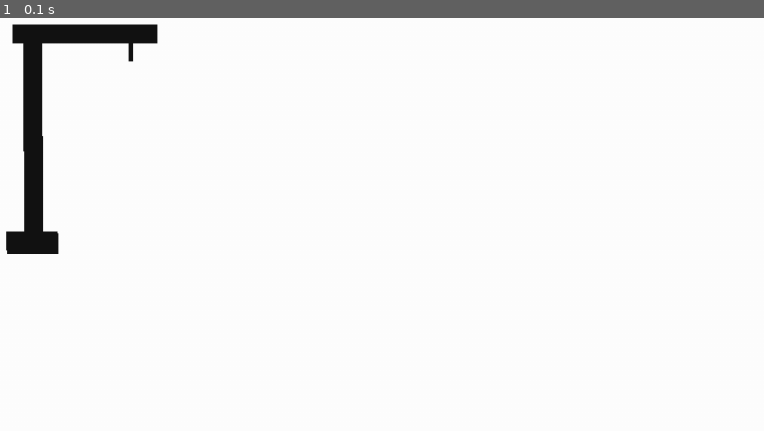
Above: before the commit, frame 1.
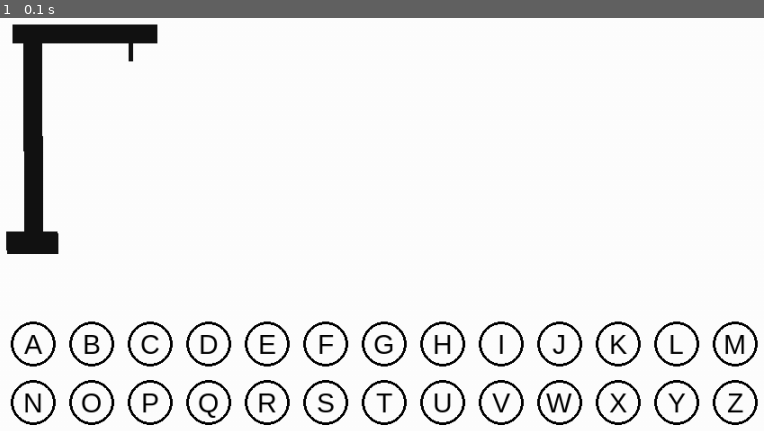
Above: after the commit, the same moment.

Repository: daliborstakic/hangman-pygame
Game: pygame game, started from main.py
Same seed, same stepped clock (60 frames per second), same inputs: the game is played once before the commit and once after it.
Inputs:
- Up to frame 1 (0.1 s): no input

The runs differ from the first frame. In frame 1, 5.1% of the frame differs, in the area x 1-100%, y 73-99%.

Commit message:
Added the letters which now render in two rows.

Diff:
--- a/main.py
+++ b/main.py
@@ -1,5 +1,8 @@
 import pygame
 
+pygame.init()
+
+# Screen parameters
 WIDTH = 1000
 HEIGHT = 600
 
@@ -14,17 +17,51 @@
 
 # Colors
 WHITE = (255, 255, 255)
+BLACK = (0, 0, 0)
+
+# Fonts
+LETTER_FONT = pygame.font.SysFont('arial', 30)
+
+# Circle parameters
+RADIUS = 25
+GAP = 15
 
 
-def render(hangman_status):
+def render_screen(hangman_status, letters):
     surf.fill(WHITE)
-    surf.blit(hangman_images[hangman_status], (70, (HEIGHT - hangman_images[hangman_status].get_height()) / 2 - 80))
+    surf.blit(hangman_images[hangman_status], (70, (HEIGHT - hangman_images[hangman_status].get_height()) // 2 - 80))
+
+    for letter in letters:
+        x, y, char, visible = letter
+        if visible:
+            pygame.draw.circle(surf, BLACK, (x, y), RADIUS, 3)
+            text = LETTER_FONT.render(char, 1, BLACK)
+            surf.blit(text, (x - text.get_width() / 2, y - text.get_height() / 2))
+
     pygame.display.update()
+
+
+def initialize_letters():
+    # Calculating the coordinates of the circles
+    start_x = round((WIDTH - (RADIUS * 2 + GAP) * 13) / 2)
+    start_y = 450
+
+    # Letter list
+    letters = []
+    A = 65
+
+    for i in range(26):
+        x = start_x + GAP * 2 + ((RADIUS * 2 + GAP) * (i % 13))
+        y = start_y + ((i // 13) * (GAP + RADIUS * 2))
+        letters.append([x, y, chr(A + i), True])
+
+    return letters
 
 
 def main():
     # Hangman variables
     hangman_status = 0
+    letters = initialize_letters()
 
     run = True
 
@@ -33,7 +70,7 @@
             if event.type == pygame.QUIT:
                 run = False
 
-        render(hangman_status)
+        render_screen(hangman_status, letters)
 
     pygame.quit()
 
